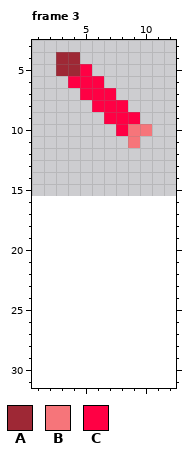
Pixel-art file, stored at res/ase/attack-swipe.aseprite. Above is the file before it was changed.
16x16 pixels, 6 frames. Shown: frame 3: x 1..12, y 3..31. The old version is drawn lined up with the new one, on the new canvas. The commit also changed other frames, which this record leaves out.
Palette (. is transparent): A #9e2835  B #f6757a  C #ff0044
Pixels before, frame 3, first column x 3:
 4 AA......
 5 AAC.....
 6 .CCC....
 7 ..CCC...
 8 ...CCC..
 9 ....CCC.
10 .....CBB
11 ......B.
After the commit:
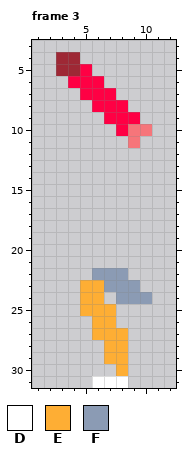
Colours new in this view: D #ffffff  E #feae34  F #8b9bb4
Commit: Allow for attacks and animations from cards
What changed:
{"change": "canvas 16x16 -> 16x32"}
{"where": "frame 3"}
{"frame":3,"y":22,"x":6,"old":"...","new":"FFF"}
{"frame":3,"y":23,"x":5,"old":".....","new":"EEFFF"}
{"frame":3,"y":24,"x":5,"old":"..","new":"EE"}
{"frame":3,"y":24,"x":8,"old":"...","new":"FFF"}
{"frame":3,"y":25,"x":5,"old":"...","new":"EEE"}
{"frame":3,"y":26,"x":6,"old":"..","new":"EE"}
{"frame":3,"y":27,"x":6,"old":"...","new":"EEE"}
{"frame":3,"y":28,"x":7,"old":"..","new":"EE"}
{"frame":3,"y":29,"x":7,"old":"..","new":"EE"}
{"frame":3,"y":30,"x":8,"old":".","new":"E"}
{"frame":3,"y":31,"x":6,"old":"...","new":"DDD"}
{"label":"added","picture_box":[80,268,152,388]}
